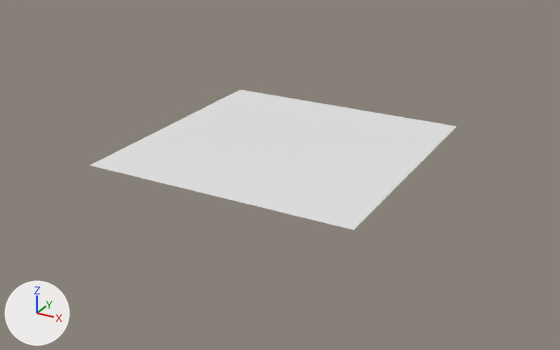
What one commit did to the Blender file Assets/Models/Building.blend.
Both versions are drawn from a 50 mm camera at (64.0, -118.1, 52.7) aimed at (0.3, -2.4, -5.2). Every picture has the same lights, and +X, +Y and +Z are marked at lower left.

In view in the first picture: 'Floor'.
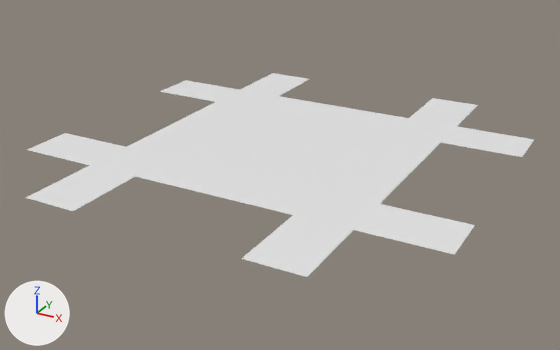
The change, as JSON lines over the scene's bpy script:
```json
{"block": "me_plane_002", "where": "# used by ob_floor; location = (0.0, 0.0, 0.0); scale = (16.0, 16.0, 1.0)"}
{"op": "remove", "block": "me_plane_002", "code": "me_plane_002.from_pydata(...)  # 64 vertices, 49 faces; spans x -1.56..1.56, y -1.56..1.56, z 0.0"}
{"op": "add", "block": "me_plane_002", "code": "me_plane_002.from_pydata(...)  # 96 vertices, 73 faces; spans x -2.5..2.5, y -2.5..2.5, z 0.0"}
{"block": "me_plane_002", "change": "me_plane_002 part 1"}
{"block": "me_plane_002", "change": "8 new vertices lie (0.0, 0.94, 0.0) away from vertices in x -1.56..1.56, y 1.56, z 0.0"}
{"block": "me_plane_002", "change": "8 new vertices lie (-0.94, 0.0, 0.0) away from vertices in x -1.56, y -1.56..1.56, z 0.0"}
{"block": "me_plane_002", "change": "8 new vertices lie (0.0, -0.94, 0.0) away from vertices in x -1.56..1.56, y -1.56, z 0.0"}
{"block": "me_plane_002", "change": "8 new vertices lie (0.94, 0.0, 0.0) away from vertices in x 1.56, y -1.56..1.56, z 0.0"}
{"block": "me_plane_002", "change": "24 new faces join them"}
```

What differs and where, as boxes (x1, y1, x2, y2) in the pictures (560 x 350 px):
```json
{"object": "Floor", "change": "reshaped", "before": [90, 90, 457, 230], "after": [26, 73, 534, 277], "on screen": "38% wider, 45% taller"}
{"part": 1, "of": "me_plane_002", "change": "added", "after": [26, 73, 534, 277]}
```
